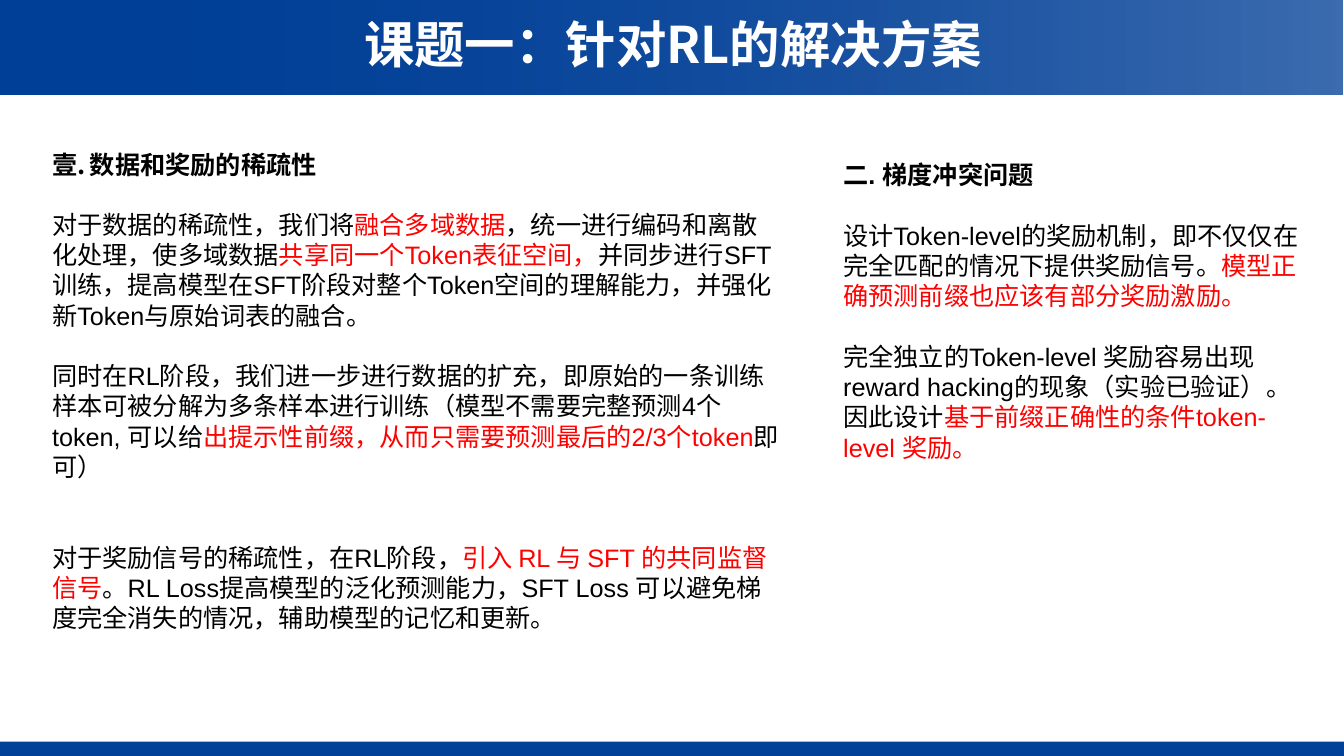
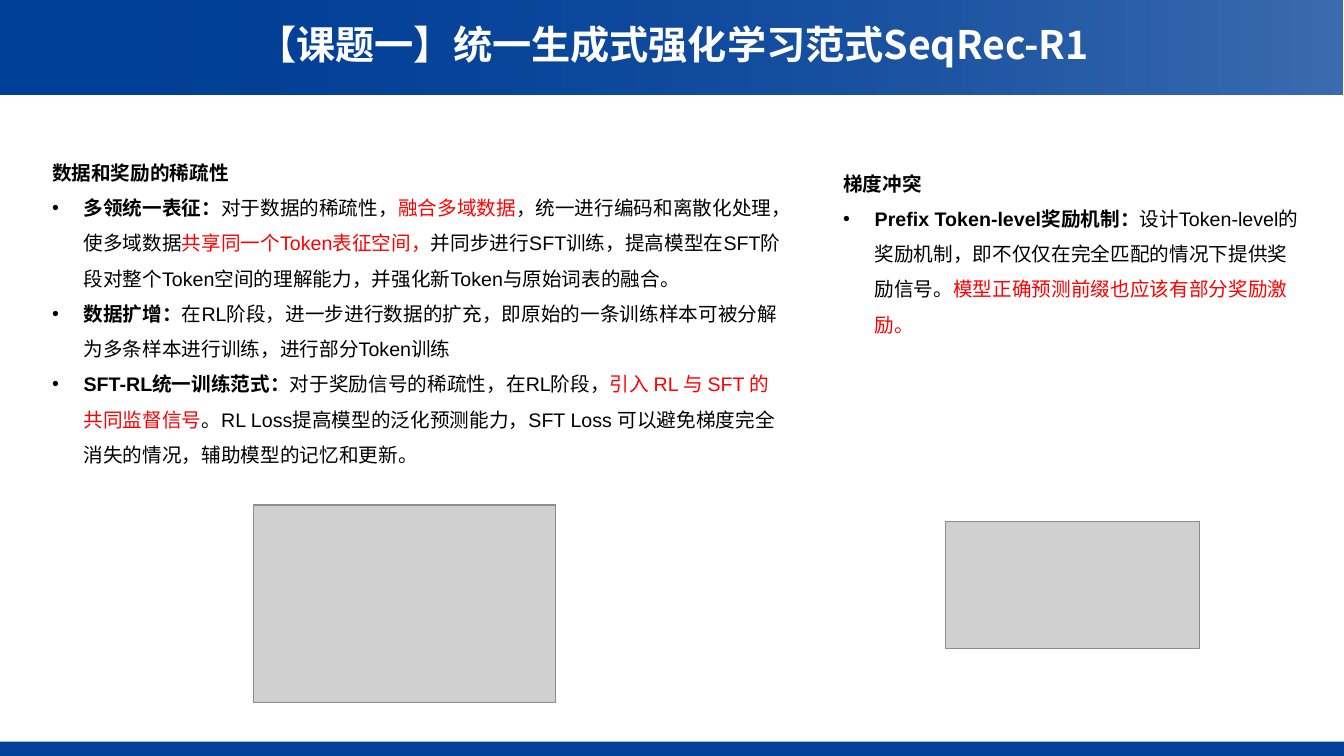
Before and after one commit to WncFht/GRec_public, a slide deck: slide 12 of 中期汇报.pptx (slide 11 before the commit). Drawn at 1344x756 pixels with LibreOffice and Linux fonts; fonts in the diff are those of the drawing; grey boxes stand for pictures; background and template pictures are left out. Boxes give left, top, right and bottom in pixels: in the first picture for what was removed or moved away, otherwise in the second. Text is boxed around its words. In the diff, an @@ line names an element or a change of style, - is before the commit and + after.

```diff
--- a/中期汇报.pptx
+++ b/中期汇报.pptx
@@ text at [257,25,1088,68]: text changed; size 36 to 28 pt @@
-课题一：针对RL的解决方案
+【课题一】统一生成式强化学习范式SeqRec-R1
@@ text at [52,163,229,182]: size 18 to 14 pt in "数据和奖励的稀疏性"; bullet ea1ChsPeriod to none; line spacing 1 to 1.5 @@
@@ text at [843,174,1298,334]: text changed; size 18 to 14 pt @@
-二. 梯度冲突问题
-设计Token-level的奖励机制，即不仅仅在完全匹配的情况下提供奖励信号。模型正确预测前缀也应该有部分奖励激励。
-完全独立的Token-level 奖励容易出现reward hacking的现象（实验已验证）。因此设计基于前缀正确性的条件token-level 奖励。
+梯度冲突
+• Prefix Token-level奖励机制：设计Token-level的奖励机制，即不仅仅在完全匹配的情况下提供奖励信号。模型正确预测前缀也应该有部分奖励激励。
@@ text at [84,198,792,464]: text changed; size 18 to 14 pt @@
-对于数据的稀疏性，我们将融合多域数据，统一进行编码和离散化处理，使多域数据共享同一个Token表征空间，并同步进行SFT训练，提高模型在SFT阶段对整个Token空间的理解能力，并强化新Token与原始词表的融合。
-同时在RL阶段，我们进一步进行数据的扩充，即原始的一条训练样本可被分解为多条样本进行训练（模型不需要完整预测4个token, 可以给出提示性前缀，从而只需要预测最后的2/3个token即可）
-对于奖励信号的稀疏性，在RL阶段，引入 RL 与 SFT 的共同监督信号。RL Loss提高模型的泛化预测能力，SFT Loss 可以避免梯度完全消失的情况，辅助模型的记忆和更新。
+• 多领统一表征：对于数据的稀疏性，融合多域数据，统一进行编码和离散化处理，使多域数据共享同一个Token表征空间，并同步进行SFT训练，提高模型在SFT阶段对整个Token空间的理解能力，并强化新Token与原始词表的融合。
+• 数据扩增：在RL阶段，进一步进行数据的扩充，即原始的一条训练样本可被分解为多条样本进行训练，进行部分Token训练
+• SFT-RL统一训练范式：对于奖励信号的稀疏性，在RL阶段，引入 RL 与 SFT 的共同监督信号。RL Loss提高模型的泛化预测能力，SFT Loss 可以避免梯度完全消失的情况，辅助模型的记忆和更新。
@@ picture added at [253,505,556,703] @@
@@ picture added at [946,521,1199,648] @@
```
Also in this commit, not shown: 5 other slides changed, 14 slides added, 27 slides removed.
